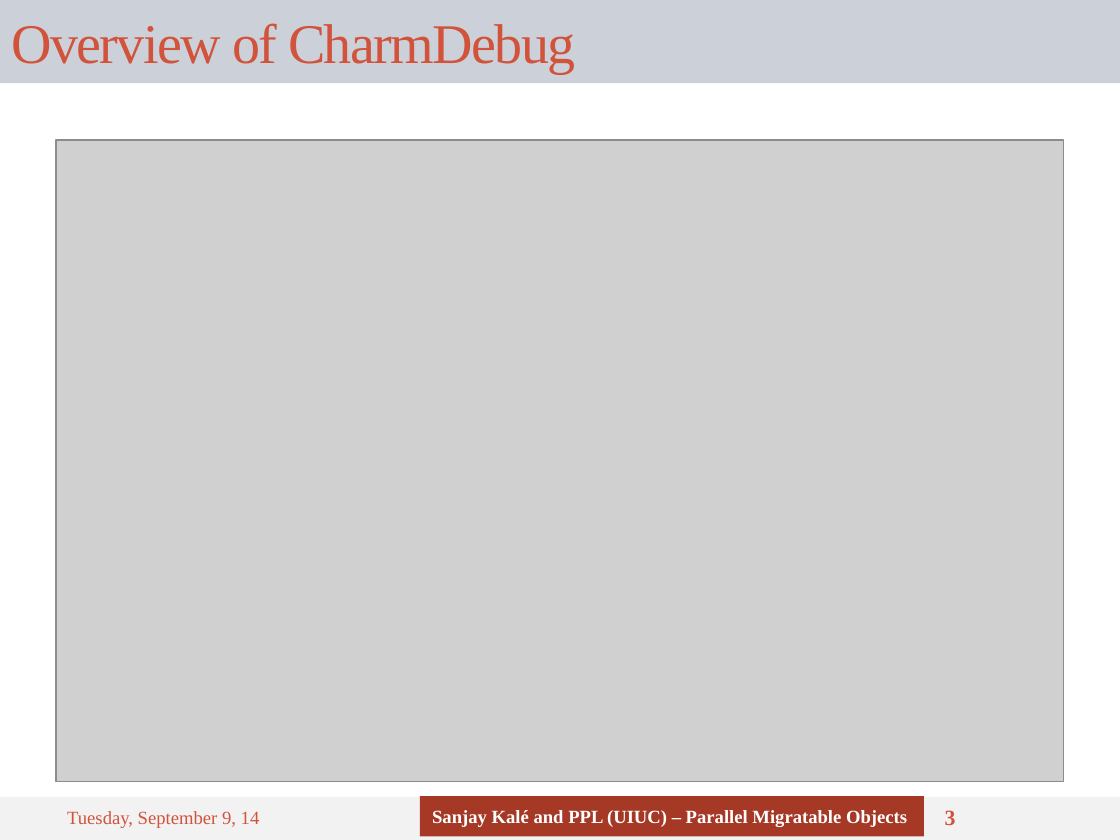
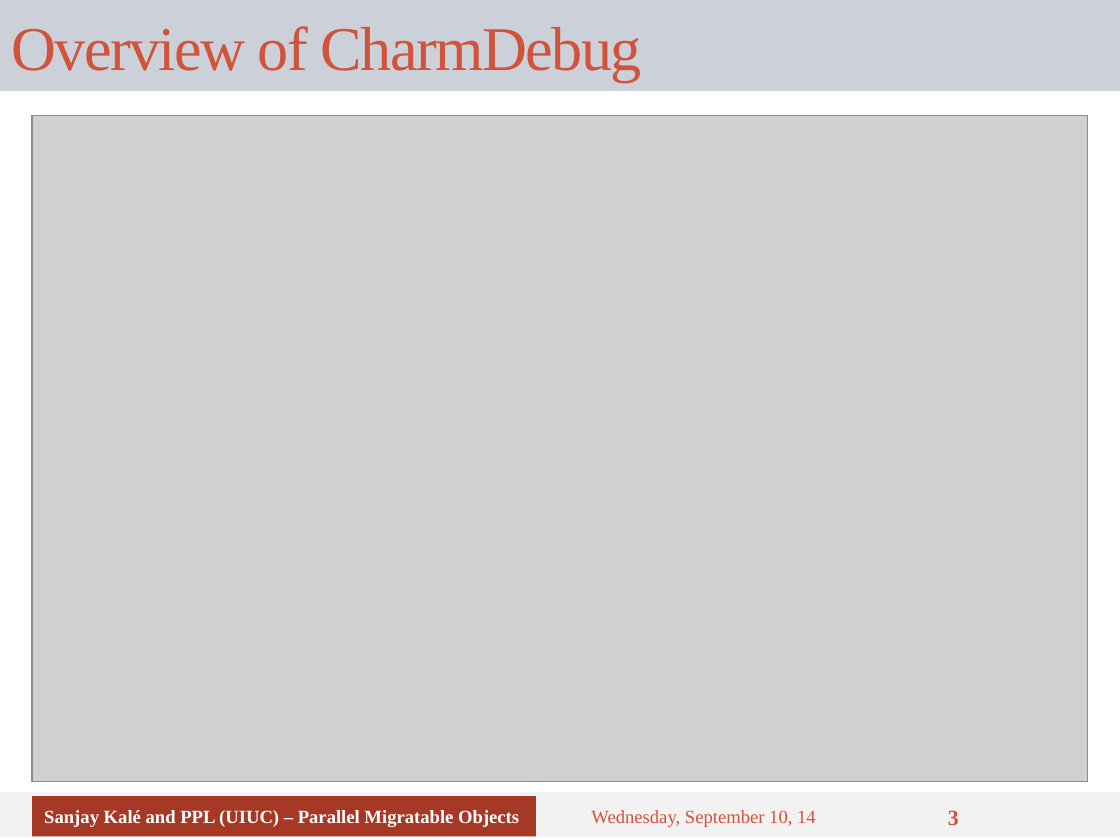
Before and after one commit to UIUC-PPL/charm_tutorial, a slide deck: slide 3 of tutorial-12-debugging-13-optimization.pptx. Drawn at 1120x840 pixels with LibreOffice and Linux fonts; fonts in the diff are those of the drawing; grey boxes stand for pictures. Boxes give left, top, right and bottom in pixels: in the first picture for what was removed or moved away, otherwise in the second. Text is boxed around its words. In the diff, an @@ line names an element or a change of style, - is before the commit and + after.

```diff
--- a/tutorial-12-debugging-13-optimization.pptx
+++ b/tutorial-12-debugging-13-optimization.pptx
@@ title "Overview of CharmDebug": place and size @@
-title "Overview of CharmDebug" at [0, 0, 1120, 83]
+title "Overview of CharmDebug" at [0, 0, 1120, 91]
@@ title "Overview of CharmDebug" at [0, 0, 1120, 91]: size 36 to 40 pt @@
@@ picture: place and size @@
-picture at [56, 140, 1064, 782]
+picture at [32, 115, 1088, 781]
@@ rectangle: place and size @@
-rectangle at [0, 797, 1120, 840]
+rectangle at [0, 793, 1120, 838]
@@ rectangle "Sanjay Kalé and PPL (UIUC) ...": place and size @@
-rectangle "Sanjay Kalé and PPL (UIUC) ..." at [420, 796, 924, 837]
+rectangle "Sanjay Kalé and PPL (UIUC) ..." at [32, 796, 536, 837]
@@ text at [591, 810, 816, 827]: text changed @@
-Tuesday, September 9, 14
+Wednesday, September 10, 14
```
Also in this commit, not shown: 20 other slides changed, 1 slide removed.
